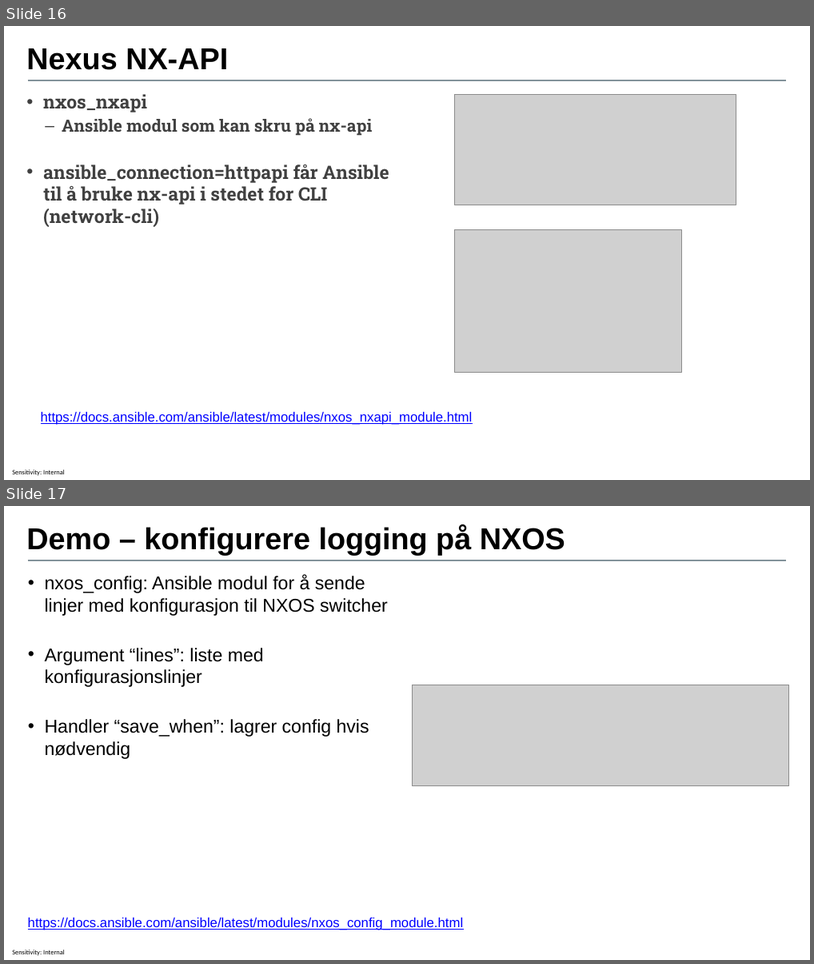
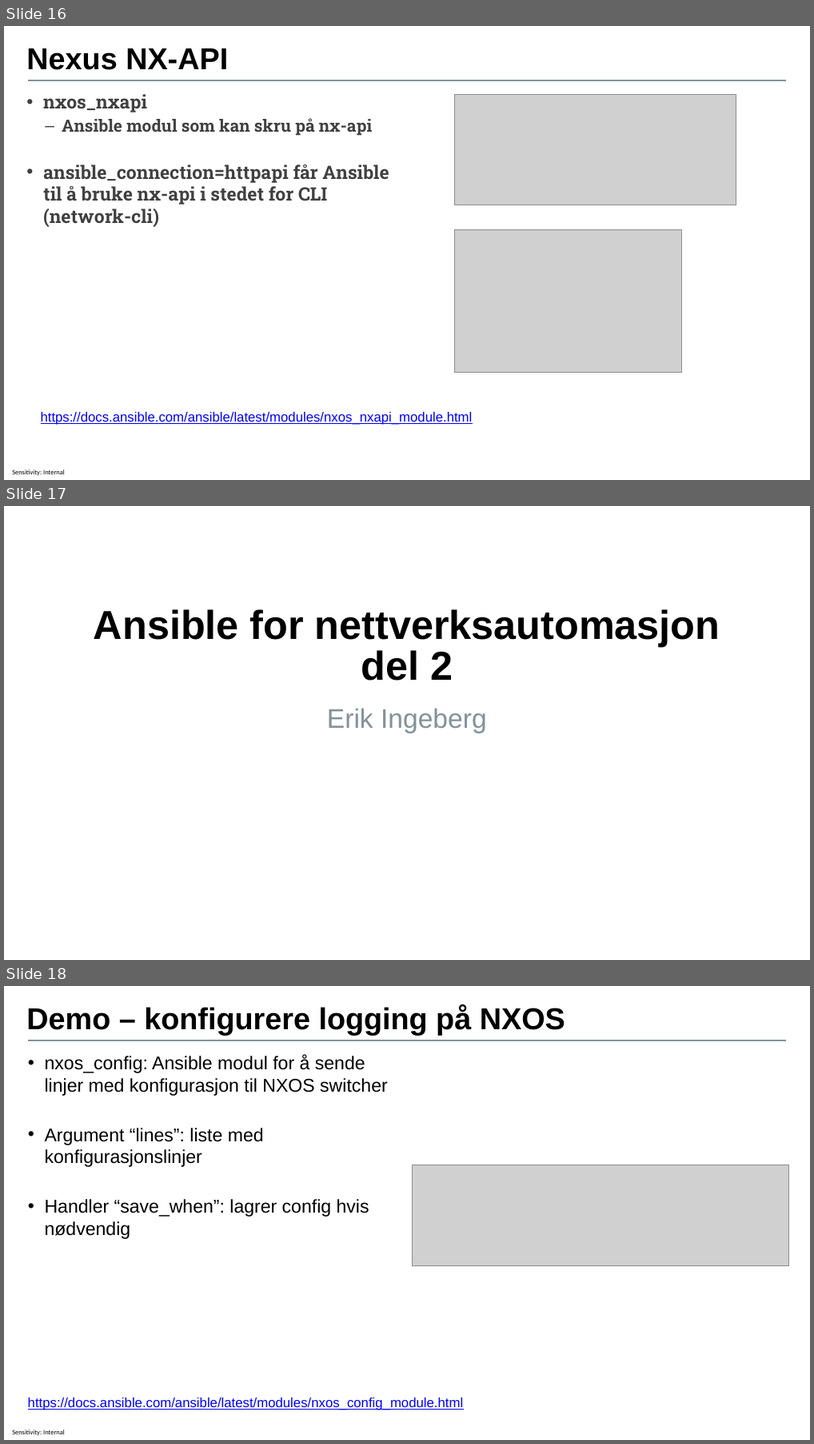
Before and after one commit to ToreAndreAsheim/tech-thursday, a slide deck: 2020-09-17_Ansible_for_nettverksautomasjon/Ansible for nettverksautomasjon.pptx. Shown one above the other, each under a label of ours: slides 16 and 17 before the commit, slides 16, 17 and 18 after it. The pictures are 814x964 and 814x1444 pixels, drawn with LibreOffice and Linux fonts; fonts in the diff are those of the drawing; grey boxes stand for pictures; background and template pictures are left out. Boxes give left, top, right and bottom in pixels: in the first picture for what was removed or moved away, otherwise in the second. Text is boxed around its words. In the diff, an @@ line names an element or a change of style, - is before the commit and + after.

Commit message:
PPT update

```diff
--- a/2020-09-17_Ansible_for_nettverksautomasjon/Ansible for nettverksautomasjon.pptx
+++ b/2020-09-17_Ansible_for_nettverksautomasjon/Ansible for nettverksautomasjon.pptx
@@ slide 17 added at (4, 506, 810, 960), background #FFFFFF @@
@@ title added at (94, 609, 721, 680), 48 pt, text #000000, bold @@
+Ansible for nettverksautomasjon
+del 2
@@ subtitle added at (327, 708, 487, 733), 32 pt, text #82929A @@
+Erik Ingeberg
@@ what was slide 17 is now slide 18 @@
```
Also in this commit, not shown: 1 other file.
